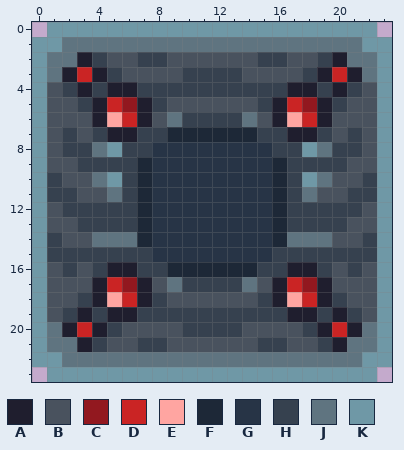
Two versions of one pixel-art sprite, Graphics/Atlases/Gameplay/objects/SSMHelper/swapblock/moon/blockRed.png. The first picture shows the starting point.
The file is 24x24 pixels.
Palette (. is transparent): A #1f1e2e  B #49525e  C #92181f  D #ca2424  E #ffa5a1  F #1d2837  G #273446  H #36414f  J #5f7480  K #6f98a6
Pixels before, first column x 0:
 0 .KKKKKKKKKKKKKKKKKKKKKK.
 1 KKJJJJJJJJJJJJJJJJJJJJKK
 2 KJJAHBBHHBBBBBBHHBBHAJJK
 3 KJADAHBBBBHHHHBBBBHADAJK
 4 KBHAHAAHHHHHHHHHHAAHAHBK
 5 KBBHADCAHBBBBBBHADCAHBBK
 6 KBBBAEDABJHHHHJBAEDABBBK
 7 KBHBHAAHHFFFFFFHHAAHBHBK
 8 KBHHJKHHGGGGGGGGHHKJHHBK
 9 KBBHHHHFGGGGGGGGFHHHHBBK
10 KHBBJKHFGGGGGGGGFHKJBBHK
11 KHHBBJHFGGGGGGGGFHJBBHHK
12 KBHHHHHFGGGGGGGGFHHHHHBK
13 KBBHHHHFGGGGGGGGFHHHHBBK
14 KHBBJJJFGGGGGGGGFJJJBBHK
15 KHHHHHHHGGGGGGGGHHHHHHHK
16 KBHBHAAHHFFFFFFHHAAHBHBK
17 KBBBADCABJHHHHJBADCABBBK
18 KBBHAEDAHBBBBBBHAEDAHBBK
19 KBHAHAAHHHHHHHHHHAAHAHBK
20 KJADAHBBBBHHHHBBBBHADAJK
21 KJJAHBBHHBBBBBBHHBBHAJJK
22 KKJJJJJJJJJJJJJJJJJJJJKK
23 .KKKKKKKKKKKKKKKKKKKKKK.
New version:
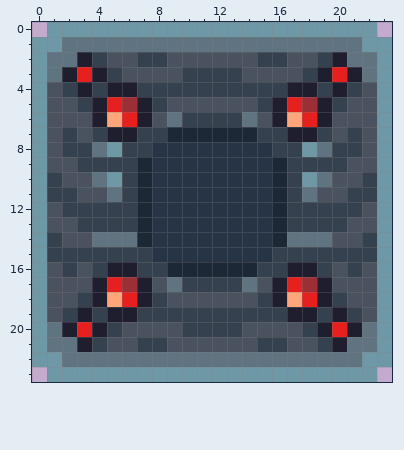
Changes in this commit:
Colour C changes from #92181f to #9c2e36.
Colour D changes from #ca2424 to #e61f1f.
Colour E changes from #ffa5a1 to #ffa57a.
Where, in picture pixels (left, top, right, bottom), the same in both pictures:
changed: (77, 67, 137, 127)
changed: (287, 67, 347, 127)
changed: (77, 277, 137, 337)
changed: (287, 277, 347, 337)
